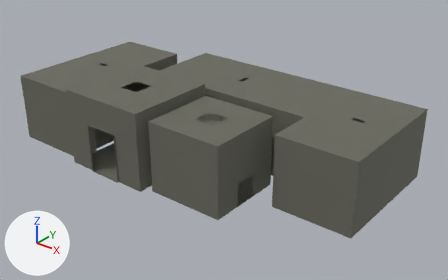
Two versions of the FBX model Assets/Prefabs/Rooms/SmallRooms.fbx, one commit apart.
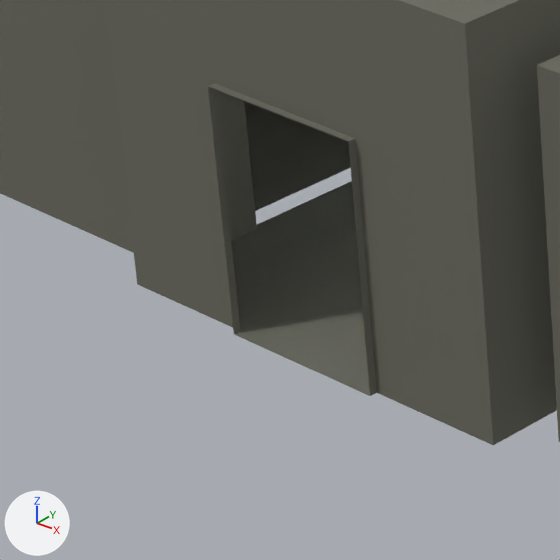
There are two pictures of each version: one whole from a 50 mm camera at (53.3, -49.4, 37.5) aimed at (8.7, 6.4, 2.9), one close up on the part from 11% to 34% of the width and 39% to 76% of the height. The axes (+X, +Y, +Z) are drawn at lower left. The lights are the same throughout. The first two pictures are the older version. Where no turn or scale is listed for an object, it has been applied to the vertices.

In view in the first close-up: 'SR_Chamber', 'SR_Room2', 'SR_Room3'.
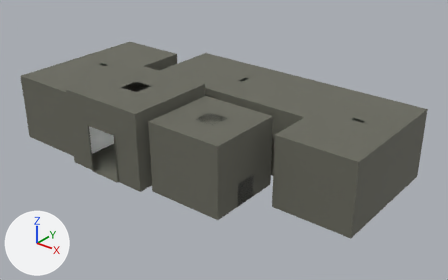
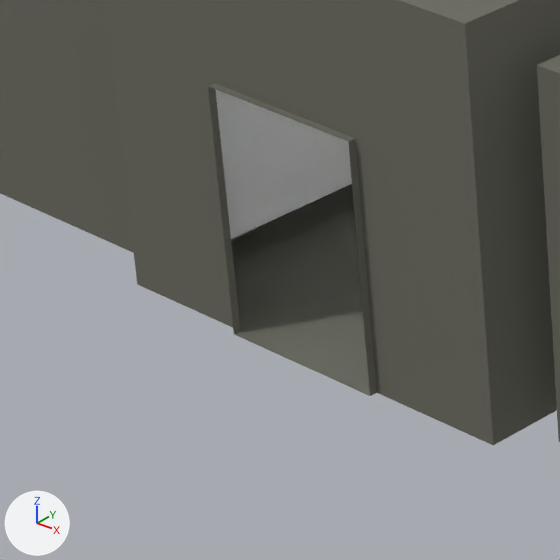
Edits to the scene script, one JSON object a line:
```json
{"op": "add", "block": "me_cube_3172", "code": ["me_cube_3172 = bpy.data.meshes.new('Cube.3172')", "me_cube_3172.from_pydata(...)  # a box spanning x -0.5..0.5, y -4.5..4.5, z -8.0..-1.0"]}
{"op": "add", "block": "ob_f1_sr_trigger1_1", "code": ["ob_f1_sr_trigger1_1 = bpy.data.objects.new('F1_SR_Trigger1-1', me_cube_3172)", "ob_f1_sr_trigger1_1.location = (-5.0, 0.0, 9.0)"]}
```

Where the change shows, as pixel boxes [x1, y1, x2, y2] in the close-ups (560 x 560 px):
```json
{"object": "F1_SR_Trigger1-1", "change": "added", "after": [215, 89, 352, 239]}
```
